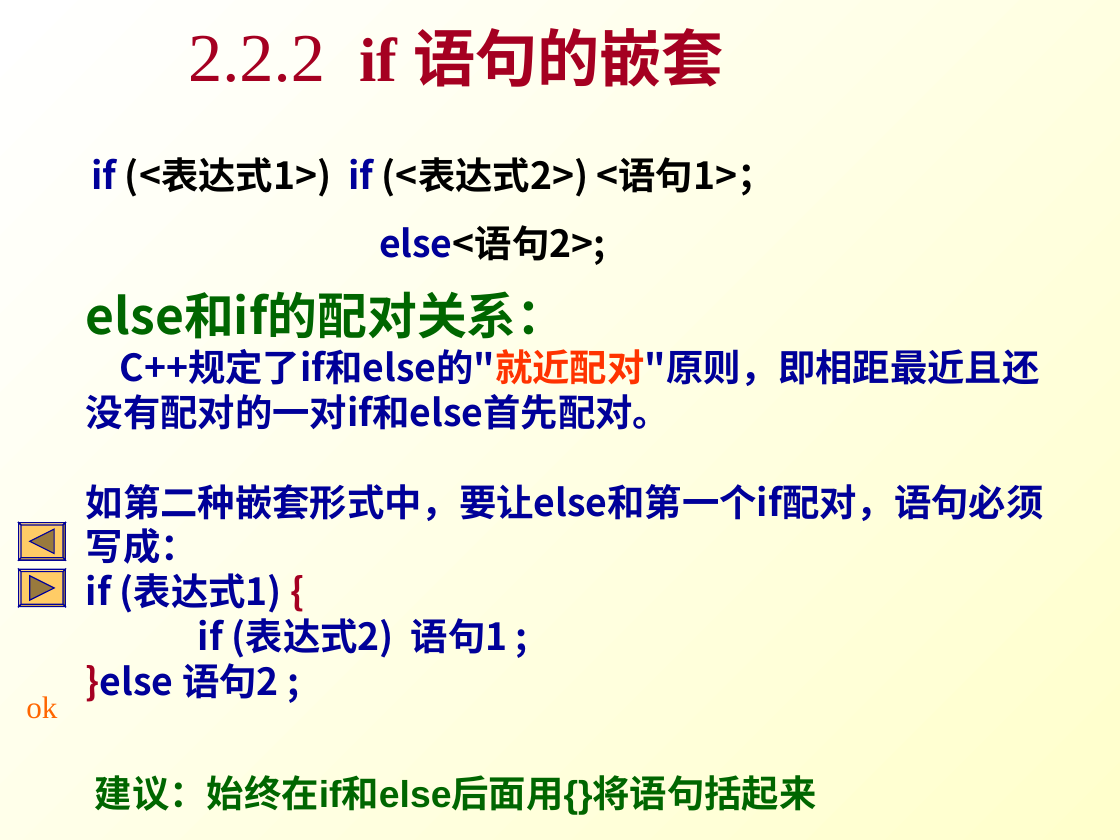
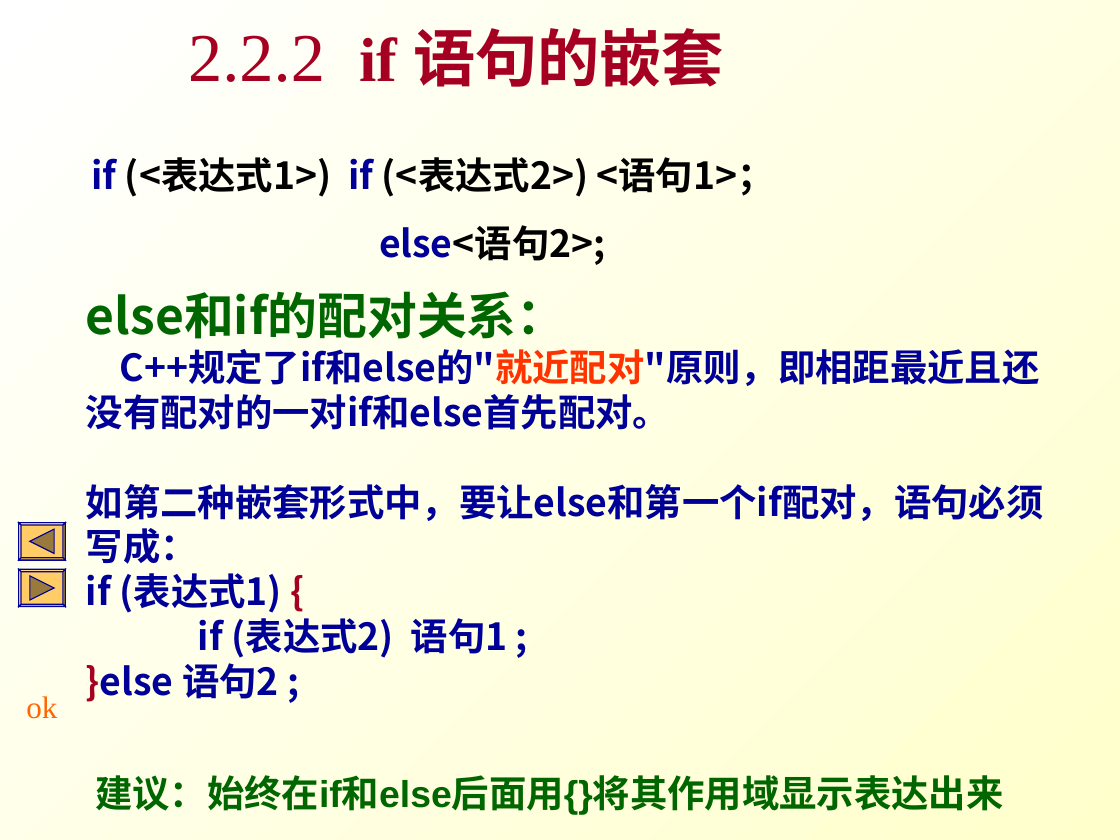
Before and after one commit to Changhe160/Changhe160.github.io, a slide deck: slide 10 of teachingRes/Cplusplus/unit02控制结构.ppt. Drawn at 1120x840 pixels with LibreOffice and Linux fonts; fonts in the diff are those of the drawing. Boxes give left, top, right and bottom in pixels: in the first picture for what was removed or moved away, otherwise in the second. Text is boxed around its words. In the diff, an @@ line names an element or a change of style, - is before the commit and + after.

```diff
--- a/teachingRes/Cplusplus/unit02控制结构.ppt
+++ b/teachingRes/Cplusplus/unit02控制结构.ppt
@@ background gradient #FFFFCC to #FFFFFF to gradient #FFFFFF to #FFFFCC @@
@@ freeform shape at [19,523,66,560]: outline redrawn @@
@@ freeform shape at [19,569,66,606]: outline redrawn @@
@@ text at [95,775,1004,815]: text changed @@
-建议：始终在if和else后面用{}将语句括起来
+建议：始终在if和else后面用{}将其作用域显示表达出来
```
Also in this commit, not shown: 109 other slides changed, 1 slide added, 2 slides removed, 1 other file.
